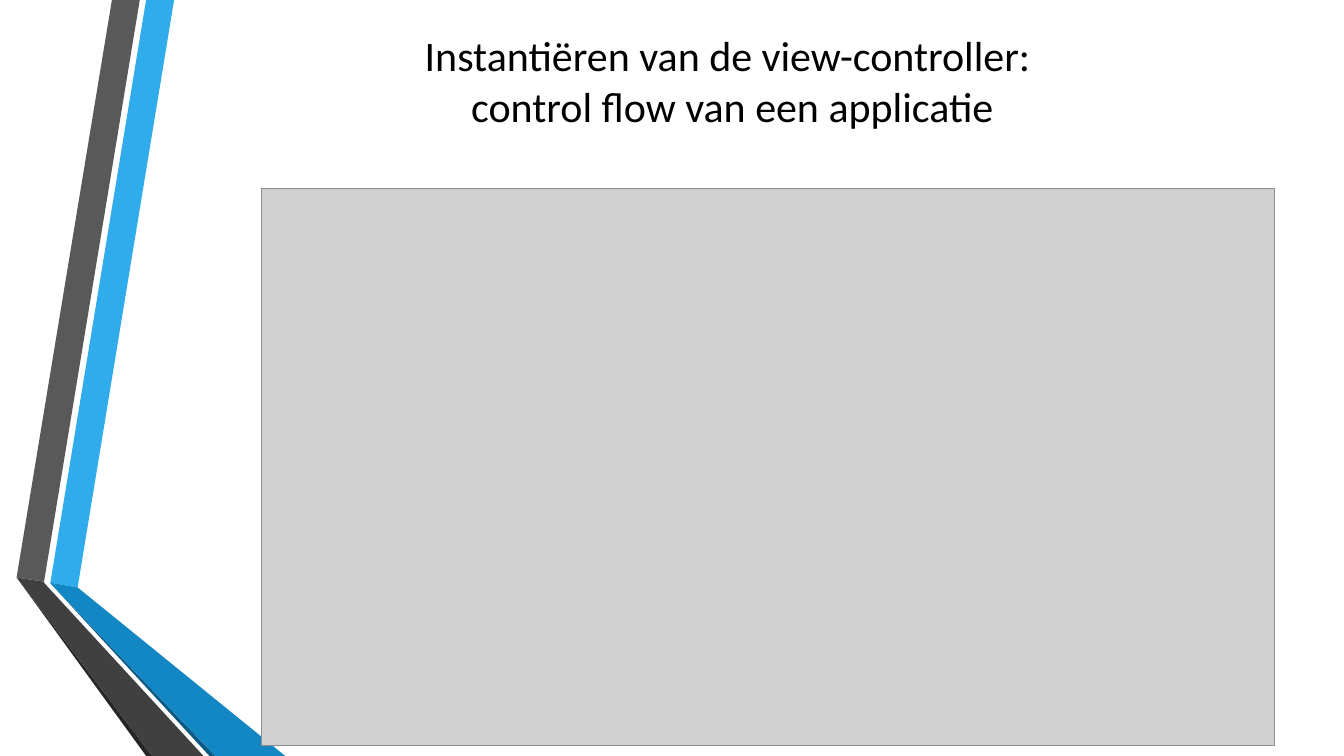
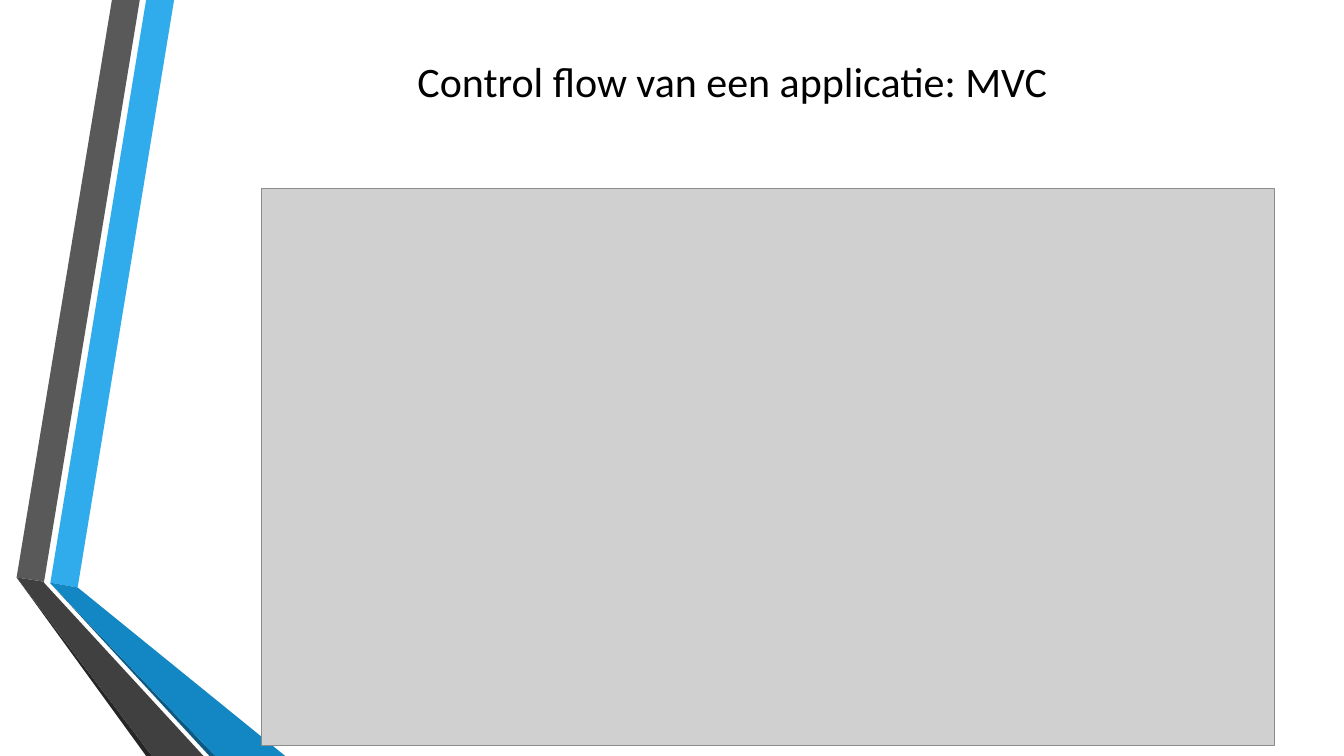
Before and after one commit to stinooww/webresearch, a slide deck: slide 17 of nieuwe technologie/slidedeck/sapui5.pptx. Drawn at 1344x756 pixels with LibreOffice and Linux fonts; fonts in the diff are those of the drawing; grey boxes stand for pictures; background and template pictures are left out. Boxes give left, top, right and bottom in pixels: in the first picture for what was removed or moved away, otherwise in the second. Text is boxed around its words. In the diff, an @@ line names an element or a change of style, - is before the commit and + after.

```diff
--- a/nieuwe technologie/slidedeck/sapui5.pptx
+++ b/nieuwe technologie/slidedeck/sapui5.pptx
@@ title at (417, 68, 1047, 104): text changed @@
-Instantiëren van de view-controller:
-control flow van een applicatie
+Control flow van een applicatie: MVC
```
Also in this commit, not shown: 6 other slides changed, 12 other files.
